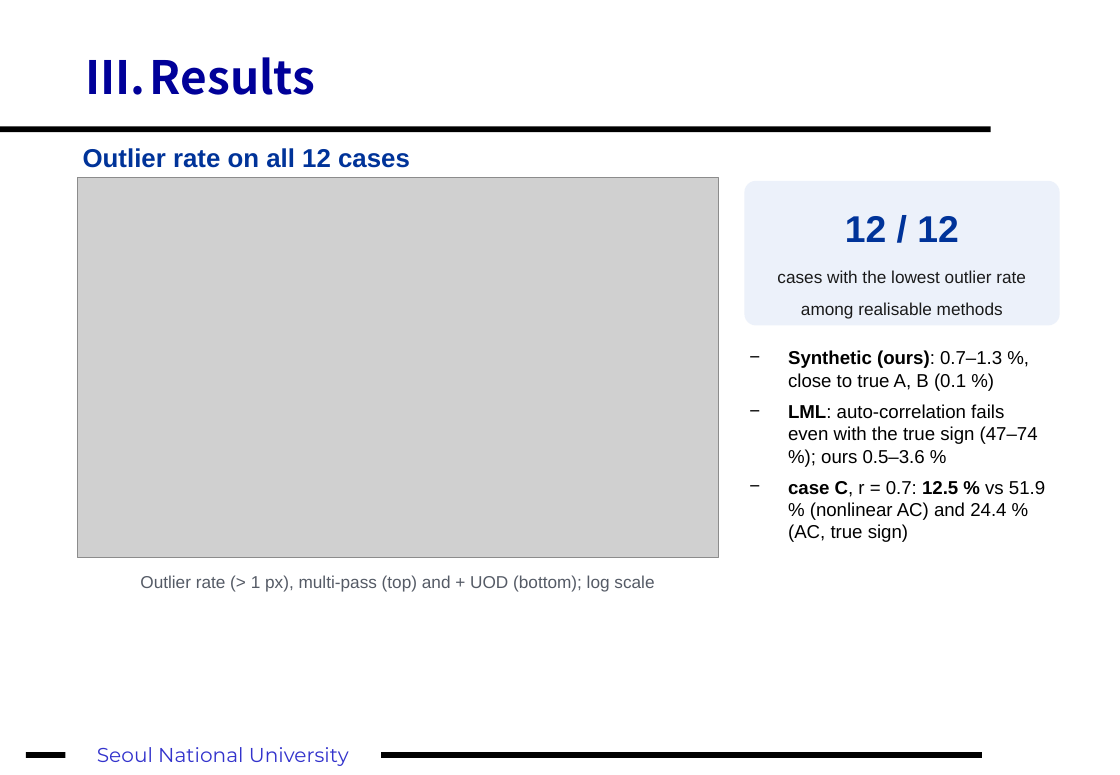
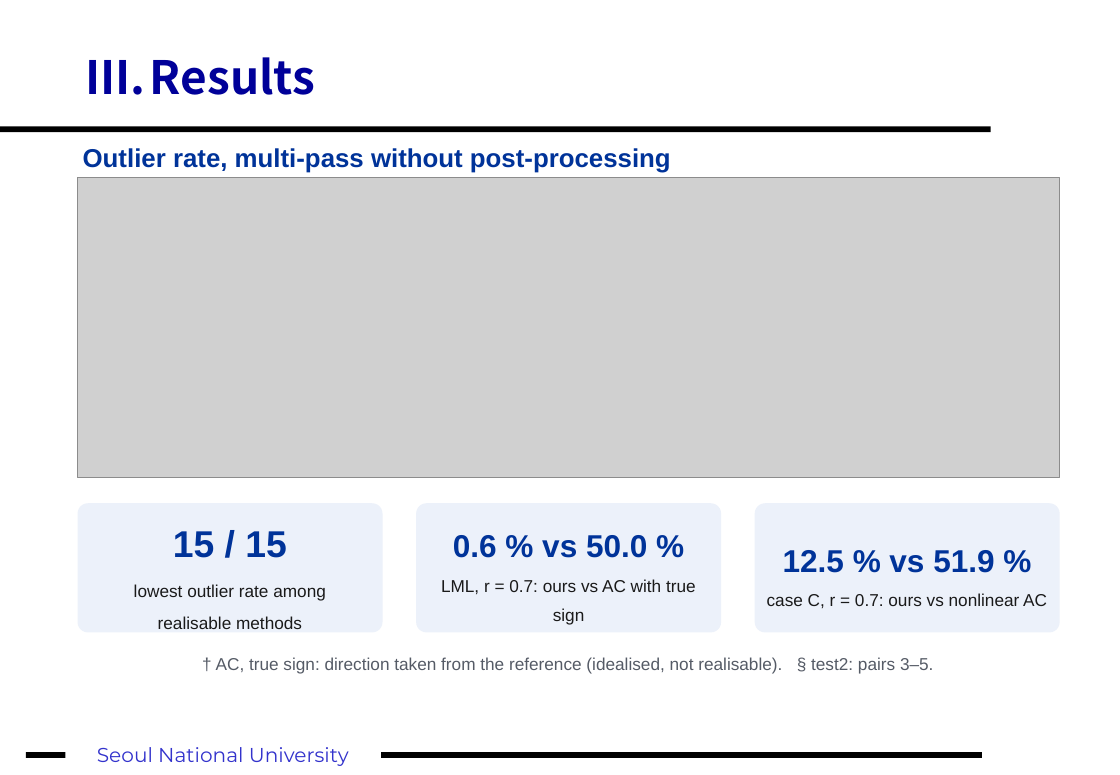
Before and after one commit to fosherrat/piv_termproject, a slide deck: slide 13 of presentation/PIV_term_project.pptx. Drawn at 1120x775 pixels with LibreOffice and Linux fonts; fonts in the diff are those of the drawing; grey boxes stand for pictures. Boxes give left, top, right and bottom in pixels: in the first picture for what was removed or moved away, otherwise in the second. Text is boxed around its words. In the diff, an @@ line names an element or a change of style, - is before the commit and + after.

```diff
--- a/presentation/PIV_term_project.pptx
+++ b/presentation/PIV_term_project.pptx
@@ text at box(83, 148, 671, 173): text changed @@
-Outlier rate on all 12 cases
+Outlier rate, multi-pass without post-processing
@@ picture: place and size @@
-picture at box(78, 178, 719, 558)
+picture at box(78, 178, 1060, 478)
@@ text removed at box(788, 350, 1045, 542) @@
-− Synthetic (ours): 0.7–1.3 %, close to true A, B (0.1 %)
-− LML: auto-correlation fails even with the true sign (47–74 %); ours 0.5–3.6 %
-− case C, r = 0.7: 12.5 % vs 51.9 % (nonlinear AC) and 24.4 % (AC, true sign)
@@ rounded rectangle "15 / 15": place and size @@
-rounded rectangle "15 / 15" at box(745, 181, 1060, 326)
+rounded rectangle "15 / 15" at box(78, 504, 383, 633)
@@ rounded rectangle added at box(417, 504, 722, 633), fill #ECF1FA, 12 pt, text #1A1A1A @@
+0.6 % vs 50.0 %
+LML, r = 0.7: ours vs AC with true sign
@@ rounded rectangle added at box(755, 504, 1060, 633), fill #ECF1FA, 12 pt, text #1A1A1A @@
+12.5 % vs 51.9 %
+case C, r = 0.7: ours vs nonlinear AC
@@ text in rounded rectangle at box(134, 531, 326, 629): text changed @@
-12 / 12
-cases with the lowest outlier rate
-among realisable methods
+15 / 15
+lowest outlier rate among
+realisable methods
@@ text removed at box(140, 575, 654, 592) @@
-Outlier rate (> 1 px), multi-pass (top) and + UOD (bottom); log scale
@@ text added at box(216, 657, 933, 674), 12 pt, text #555B66 @@
+† AC, true sign: direction taken from the reference (idealised, not realisable). § test2: pairs 3–5.
```
Also in this commit, not shown: 7 other slides changed, 5 slides added, 3 slides removed, 23 other files.
